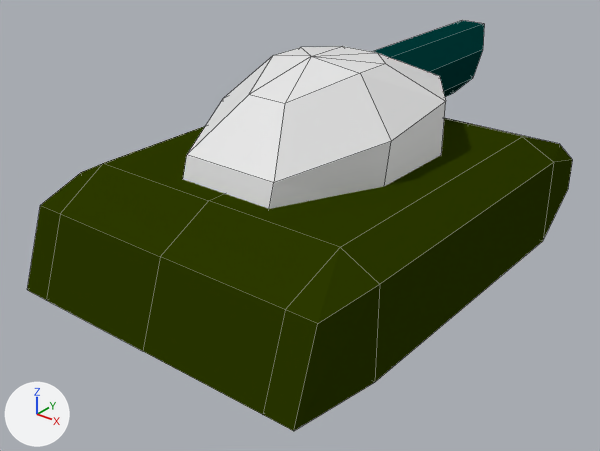
Two versions of the Blender file _blender/tank01/tank01.blend, one commit apart.
The view is the same before and after, from a 50 mm lens placed at (1.193, -1.603, 1.02), pointed at (-0.027, -0.078, 0.075). Every picture has the same lights, and +X, +Y and +Z are marked at lower left. Mesh edges are drawn as thin lines.

Script lines for the objects in view, before the commit:
```python
me_cube_004 = bpy.data.meshes.new('Cube.004')
me_cube_004.from_pydata(...)  # 24 vertices, 19 faces; spans x 0.0..0.45, y -0.65..0.768, z -0.382..-0.105
me_cube_004.materials.append(mat_tankbody)  # dark green #2c3a00
me_cylinder = bpy.data.meshes.new('Cylinder')
me_cylinder.from_pydata(...)  # 26 vertices, 32 faces; spans x -0.256..0.256, y -0.392..0.317, z -0.141..0.141
me_cylinder.materials.append(mat_tanktop)  # dark green #004c35
me_cylinder_001 = bpy.data.meshes.new('Cylinder.001')
me_cylinder_001.from_pydata(...)  # 34 vertices, 40 faces; spans x -0.09..0.09, y 0.002..0.599, z -0.095..0.085
me_cylinder_001.materials.append(mat_maingun)  # dark cyan #003836
ob_maingun = bpy.data.objects.new('maingun', me_cylinder_001)
ob_maingun.location = (0.0, 0.141, 0.382)
ob_tankbody = bpy.data.objects.new('tankbody', me_cube_004)
ob_tankbody.location = (0.0, 0.0, 0.382)
_m = ob_tankbody.modifiers.new('Mirror', 'MIRROR')
_m.use_clip = True
ob_tanktop = bpy.data.objects.new('tanktop', me_cylinder)
ob_tanktop.location = (0.0, 0.0, 0.382)
```
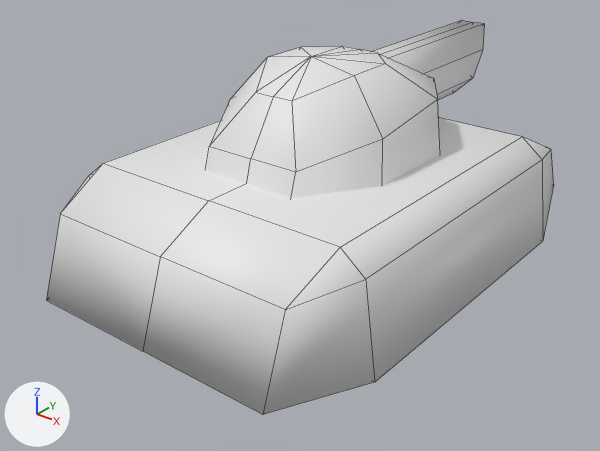
Where the change shows, as pixel boxes [x1, y1, x2, y2] in the pictures (600 x 451 px; the box of a moved part takes in the faces that stretch with it):
'tankbody', reshaped, moved (7% narrower)
    before: [27, 118, 573, 431]
    after: [46, 118, 554, 415]
'tanktop', reshaped, modifiers changed (11% narrower, 7% shorter)
    before: [183, 46, 446, 209]
    after: [205, 46, 440, 198]
'maingun', reshaped, modifiers changed
    before: [372, 21, 484, 97]
    after: [372, 21, 484, 100]
part 1 of me_cylinder_001, cut back
    both: [372, 21, 483, 58]
part 2 of me_cylinder_001, recoloured (cyan to grey)
    both: [392, 24, 484, 97]
part 3 of me_cylinder, cut back
    before: [183, 46, 391, 209]
    after: [205, 46, 383, 198]
part 4 of me_cube_004, moved or reshaped
    before: [27, 137, 573, 431]
    after: [64, 137, 554, 414]
part 5 of me_cube_004, recoloured (green to white)
    both: [46, 119, 521, 415]

Diff of the bpy script that builds the scene:
```diff
--- a/_blender/tank01/tank01.blend.py
+++ b/_blender/tank01/tank01.blend.py
@@ me_cylinder_001 @@
-me_cylinder_001.from_pydata(...)  # 34 vertices, 40 faces; spans x -0.09..0.09, y 0.002..0.599, z -0.095..0.085
+me_cylinder_001.from_pydata(...)  # 25 vertices, 20 faces; spans x 0.0..0.09, y 0.002..0.599, z -0.095..0.085
+# me_cylinder_001 part 1
+# 22 vertices are removed from x -0.09..0.076, y 0.002..0.599, z -0.095..0.085
+# 34 faces are deleted
+# 13 vertices are added at x 0.0..0.076, y 0.002..0.599, z -0.095..0.085
+# 14 new faces join them
+# me_cylinder_001 part 2: 6 faces spanning x 0.021..0.09, y 0.002..0.599, z -0.095..0.085 switch from mat_maingun (dark cyan #003836) to no material
@@ me_cylinder @@
-me_cylinder.from_pydata(...)  # 26 vertices, 32 faces; spans x -0.256..0.256, y -0.392..0.317, z -0.141..0.141
-me_cylinder.materials.append(mat_tanktop)  # dark green #004c35
+me_cylinder.from_pydata(...)  # 19 vertices, 15 faces; spans x 0.0..0.256, y -0.318..0.317, z -0.141..0.141
+# me_cylinder part 3
+# 14 vertices are removed from x -0.256..0.131, y -0.392..0.317, z -0.141..0.119
+# 24 faces are deleted
+# 6 vertices move from x 0.054..0.256, y -0.364..0.317, z -0.051..0.119 to x 0.054..0.234, y -0.29..0.286, z -0.051..0.119
+# 7 vertices are added at x 0.0..0.131, y -0.318..0.317, z -0.141..0.119
+# 7 new faces join them
@@ me_cube_004 @@
-me_cube_004.from_pydata(...)  # 24 vertices, 19 faces; spans x 0.0..0.45, y -0.65..0.768, z -0.382..-0.105
+me_cube_004.from_pydata(...)  # 20 vertices, 17 faces; spans x 0.0..0.45, y -0.65..0.768, z -0.382..-0.105
+# me_cube_004 part 4
+# 5 vertices are removed from x 0.36..0.45, y -0.65..0.768, z -0.382..-0.154
+# 10 faces are deleted
+# 3 vertices move from x 0.0..0.45, y 0.377..0.768, z -0.248..-0.154 to x 0.0..0.417, y 0.377..0.709, z -0.248..-0.154
+# 1 vertex is added at (0.417, -0.431, -0.154)
+# 8 new faces join them
+# me_cube_004 part 5: 9 faces spanning x 0.0..0.45, y -0.65..0.768, z -0.382..-0.105 switch from mat_tankbody (dark green #2c3a00) to no material
@@ ob_maingun @@
 ob_maingun.location = (0.0, 0.141, 0.382)
+_m = ob_maingun.modifiers.new('Mirror', 'MIRROR')
+_m.use_clip = True
@@ ob_tanktop @@
 ob_tanktop.location = (0.0, 0.0, 0.382)
+ob_tanktop.material_slots[0].link = 'OBJECT'; ob_tanktop.material_slots[0].material = None
+_m = ob_tanktop.modifiers.new('Mirror', 'MIRROR')
+_m.use_clip = True
@@ ob_tankbody @@
 ob_tankbody = bpy.data.objects.new('tankbody', me_cube_004)
+ob_tankbody.parent = ob_tank01
 ob_tankbody.location = (0.0, 0.0, 0.382)
@@ ob_tank01 @@
+ob_tank01 = bpy.data.objects.new('Tank01', None)
+ob_tank01.location = (0.0, 0.0, 0.0)
```
